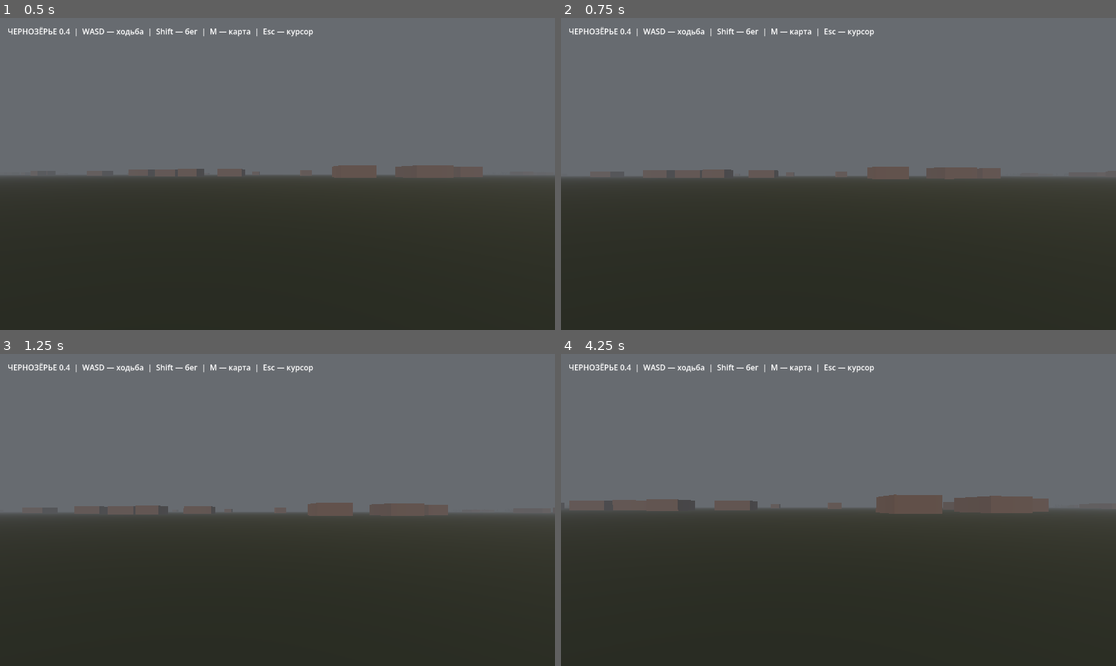
Above: before the commit, frames 1-4 (two rows, left to right).
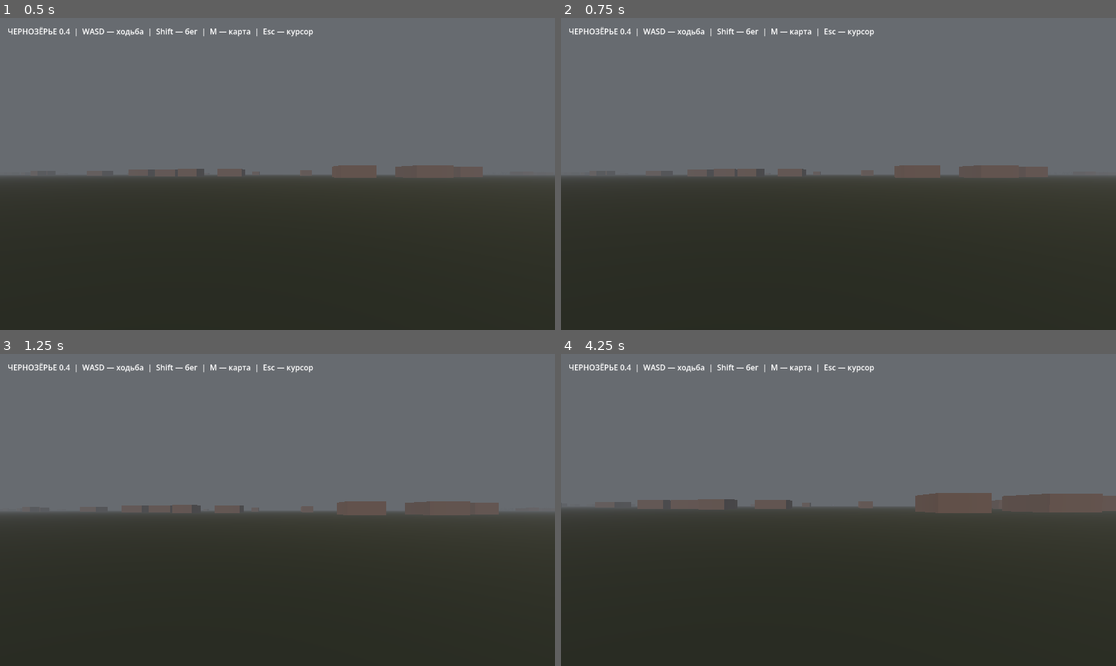
Above: after the commit, the same moments.

Repository: blacklambcult/chernozerye
Game: Godot game, scene res://main.tscn
Same seed, same stepped clock (60 frames per second), same inputs: the game is played once before the commit and once after it.
Inputs (mouse positions are in pixels of both pictures, inside the frame that each line leads up to):
- Up to frame 1 (0.5 s): no input
- Up to frame 2 (0.75 s): tap Enter at 0.5 s; move the mouse to (866, 174) at 0.52 s; hold W from 0.53 s (still down); hold Shift from 0.53 s (still down); click (866, 174) at 0.67 s
- Up to frame 3 (1.25 s): keep holding W; keep holding Shift; tap Space at 0.77 s
- Up to frame 4 (4.25 s): keep holding W; move the mouse to (810, 510) at 1.27 s; release Shift at 1.28 s; tap M at 1.35, 2.85 s; click (810, 510) at 1.42 s; tap Space at 1.52, 2, 3.02, 3.77 s; move the mouse to (849, 503) at 2.02 s; hold Shift 2.03-2.78 s; click (849, 503) at 2.17 s; tap Enter at 2.75 s; move the mouse to (832, 516) at 2.77 s; click (832, 516) at 2.92 s; move the mouse to (877, 513) at 3.52 s; hold Shift from 3.53 s (still down); click (877, 513) at 3.67 s

Frame 1 is identical in both runs. In frame 2, 1.1% of the frame differs, in the area x 14-88%, y 47-52%; in frame 3, 1.1%; in frame 4, 1.9%, in the area x 1-100%, y 44-52%.

Commit message:
fix: browser controls use physical keys and click-to-capture pointer

Diff:
--- a/godot/player.gd
+++ b/godot/player.gd
@@ -18,9 +18,15 @@
     collision.position.y = 0.9
     collision.shape = shape
     add_child(collision)
-    Input.mouse_mode = Input.MOUSE_MODE_CAPTURED
+    # Browser pointer lock requires a user gesture. Click the game to capture the mouse.
+    Input.mouse_mode = Input.MOUSE_MODE_VISIBLE
 
-func _unhandled_input(event: InputEvent) -> void:
+func _input(event: InputEvent) -> void:
+    if event is InputEventMouseButton and event.pressed and event.button_index == MOUSE_BUTTON_LEFT:
+        if Input.mouse_mode != Input.MOUSE_MODE_CAPTURED:
+            Input.mouse_mode = Input.MOUSE_MODE_CAPTURED
+            get_viewport().set_input_as_handled()
+            return
     if event is InputEventMouseMotion and Input.mouse_mode == Input.MOUSE_MODE_CAPTURED:
         rotate_y(-event.relative.x * MOUSE_SENS)
         camera.rotate_x(-event.relative.y * MOUSE_SENS)
@@ -32,10 +38,10 @@
     if not is_on_floor(): velocity.y -= 17.0 * delta
     if Input.is_key_pressed(KEY_SPACE) and is_on_floor(): velocity.y = JUMP
     var axis := Vector2.ZERO
-    if Input.is_key_pressed(KEY_W): axis.y -= 1.0
-    if Input.is_key_pressed(KEY_S): axis.y += 1.0
-    if Input.is_key_pressed(KEY_A): axis.x -= 1.0
-    if Input.is_key_pressed(KEY_D): axis.x += 1.0
+    if Input.is_physical_key_pressed(KEY_W): axis.y -= 1.0
+    if Input.is_physical_key_pressed(KEY_S): axis.y += 1.0
+    if Input.is_physical_key_pressed(KEY_A): axis.x -= 1.0
+    if Input.is_physical_key_pressed(KEY_D): axis.x += 1.0
     var direction := (transform.basis * Vector3(axis.x, 0, axis.y)).normalized()
     var speed := SPRINT_SPEED if Input.is_key_pressed(KEY_SHIFT) else SPEED
     velocity.x = direction.x * speed
